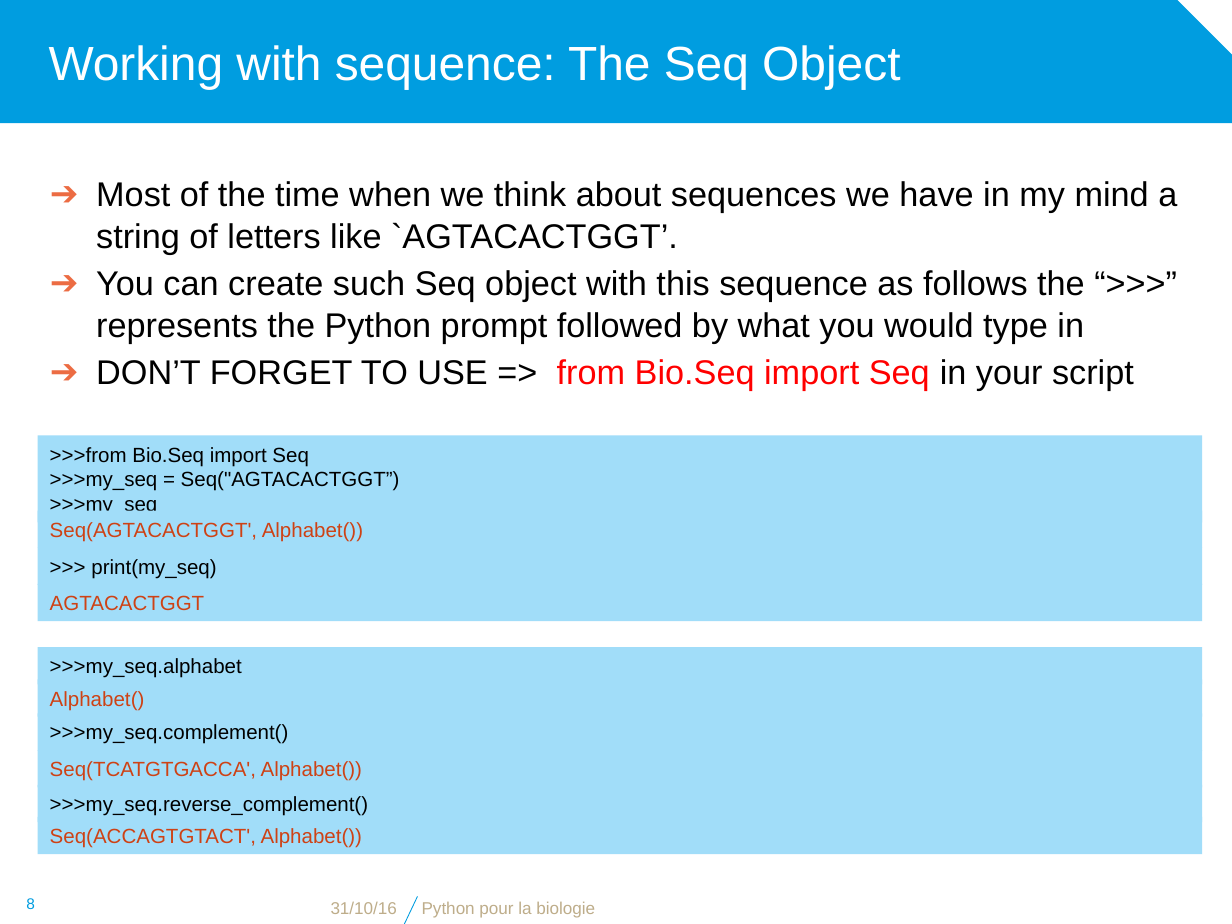
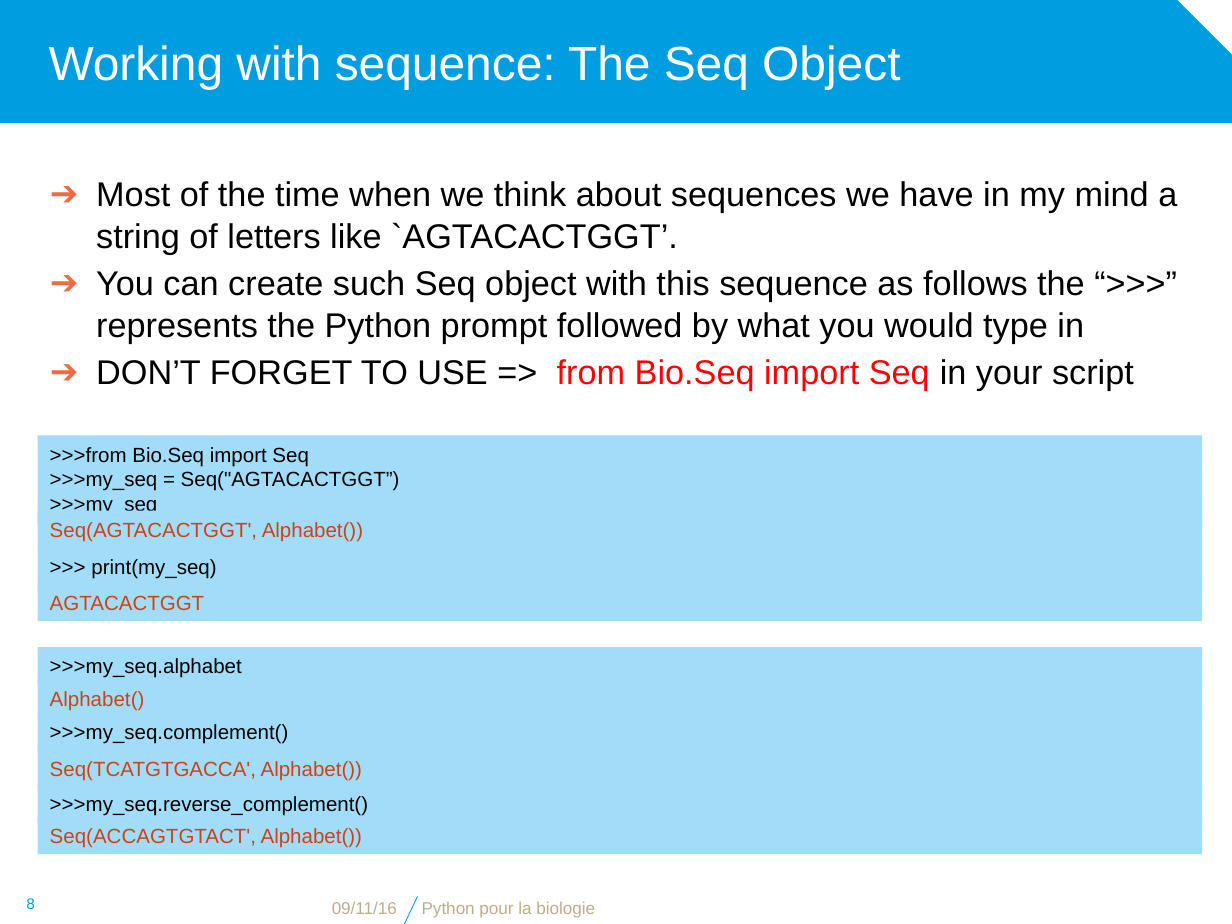
Before and after one commit to bdartigues/python_cnrs_formation, a slide deck: slide 8 of slides/python.pptx. Drawn at 1232x924 pixels with LibreOffice and Linux fonts; fonts in the diff are those of the drawing; background and template pictures are left out. Boxes give left, top, right and bottom in pixels: in the first picture for what was removed or moved away, otherwise in the second. Text is boxed around its words. In the diff, an @@ line names an element or a change of style, - is before the commit and + after.

```diff
--- a/slides/python.pptx
+++ b/slides/python.pptx
@@ text at <box>332,901,397,914</box>: text changed @@
-31/10/16
+09/11/16
```
Also in this commit, not shown: 73 other slides changed, 5 other files.
